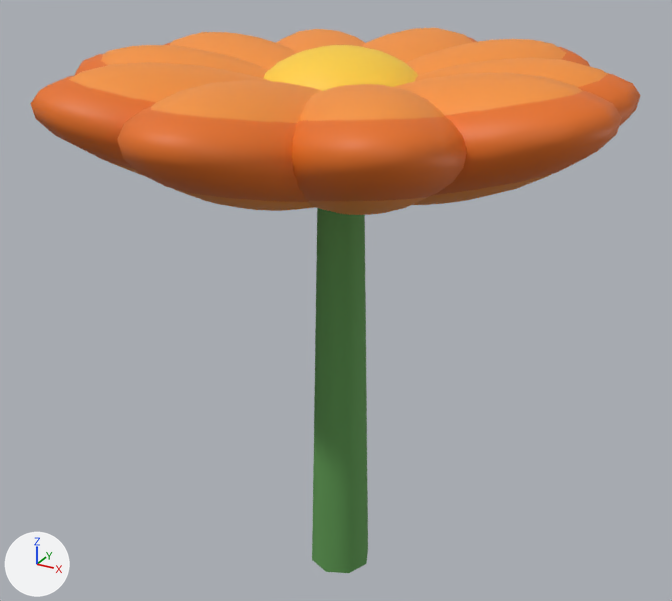
An edit to the glTF model flowers/cosmos-daisy-flower-orange.glb, drawn before and after from the same camera.
One viewpoint serves both versions: a 50 mm lens placed at (0.221, -0.408, 0.374), pointed at (-0.006, 0.005, 0.168). Lighting does not change. The marker at lower left points along +X, +Y and +Z. The picture after the commit comes second. Where no turn or scale is listed for an object, it has been applied to the vertices.

Names of what the first picture shows: 'center', 'part_1', 'part_10', 'part_12', 'part_14', 'part_16', 'part_17', 'part_18', 'part_19', 'part_2', 'part_20', 'part_3', 'part_4', 'part_5', 'part_6', 'part_7', 'part_8', 'part_9', 'stem'.
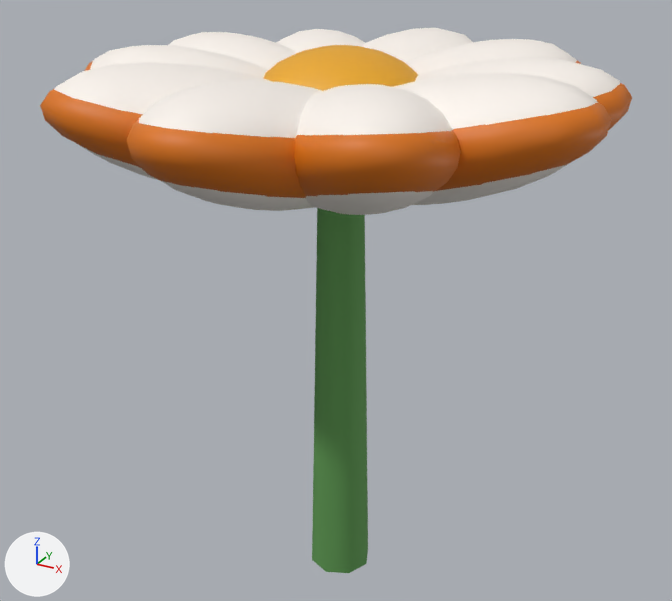
Pixel boxes [x1, y1, x2, y2] of what changed, in the pictures (672 x 601 px):
'part_1', rescaled: before [118, 107, 309, 202]; after [127, 119, 306, 198]
'part_3', rescaled: before [292, 116, 467, 202]; after [294, 130, 461, 196]
'part_5', rescaled: before [431, 91, 622, 196]; after [436, 103, 612, 191]
'part_2', recoloured (orange to white): [151, 80, 321, 211] in both
'part_6', recoloured (orange to white): [394, 73, 582, 205] in both
'part_4', recoloured (orange to white): [300, 84, 445, 215] in both
'part_19', rescaled: before [30, 76, 156, 169]; after [40, 88, 143, 168]
'part_20', recoloured (orange to white): [69, 62, 269, 175] in both
'center', recoloured (yellow to orange): [263, 45, 418, 91] in both
'part_8', recoloured (orange to white): [415, 58, 608, 87] in both
'part_10', recoloured (orange to white): [406, 39, 567, 75] in both
'part_18', recoloured (orange to white): [101, 45, 268, 78] in both
'part_16', recoloured (orange to white): [170, 32, 296, 70] in both
'part_12', recoloured (orange to white): [362, 28, 472, 63] in both
'part_7', rescaled: before [578, 73, 641, 126]; after [593, 83, 632, 130]
'part_14', recoloured (orange to white): [276, 29, 365, 53] in both
'part_17', rescaled (mostly hidden afterwards): before [74, 54, 108, 76]; after [85, 61, 93, 71]
'part_9', rescaled (not visible afterwards): before [559, 47, 590, 66]

The change in detail:
Material 'mat_2' (mat_mat_2) changes colour from orange #f7943a to white #fdf6ef; in linear values from (0.93, 0.296, 0.0423) to (0.982, 0.922, 0.863).
Material 'mat_4' (mat_mat_4) changes colour from yellow #ffd23f to orange #e8a71f; in linear values from (1.0, 0.644, 0.0497) to (0.807, 0.386, 0.0137).
Object 'part_1' (ob_part_1) is rescaled from (0.0516, 0.0882, 0.024) to (0.0484, 0.0841, 0.024).
Object 'part_3' (ob_part_3) is rescaled from (0.0469, 0.0802, 0.024) to (0.044, 0.0765, 0.024).
Object 'part_5' (ob_part_5) is rescaled from (0.0528, 0.0903, 0.024) to (0.0495, 0.0861, 0.024).
Object 'part_7' (ob_part_7) is rescaled from (0.0479, 0.0818, 0.024) to (0.0449, 0.078, 0.024).
Object 'part_9' (ob_part_9) is rescaled from (0.0503, 0.086, 0.024) to (0.0472, 0.082, 0.024).
Object 'part_17' (ob_part_17) is rescaled from (0.0467, 0.0799, 0.024) to (0.0438, 0.0762, 0.024).
Object 'part_19' (ob_part_19) is rescaled from (0.0517, 0.0884, 0.024) to (0.0485, 0.0843, 0.024).
